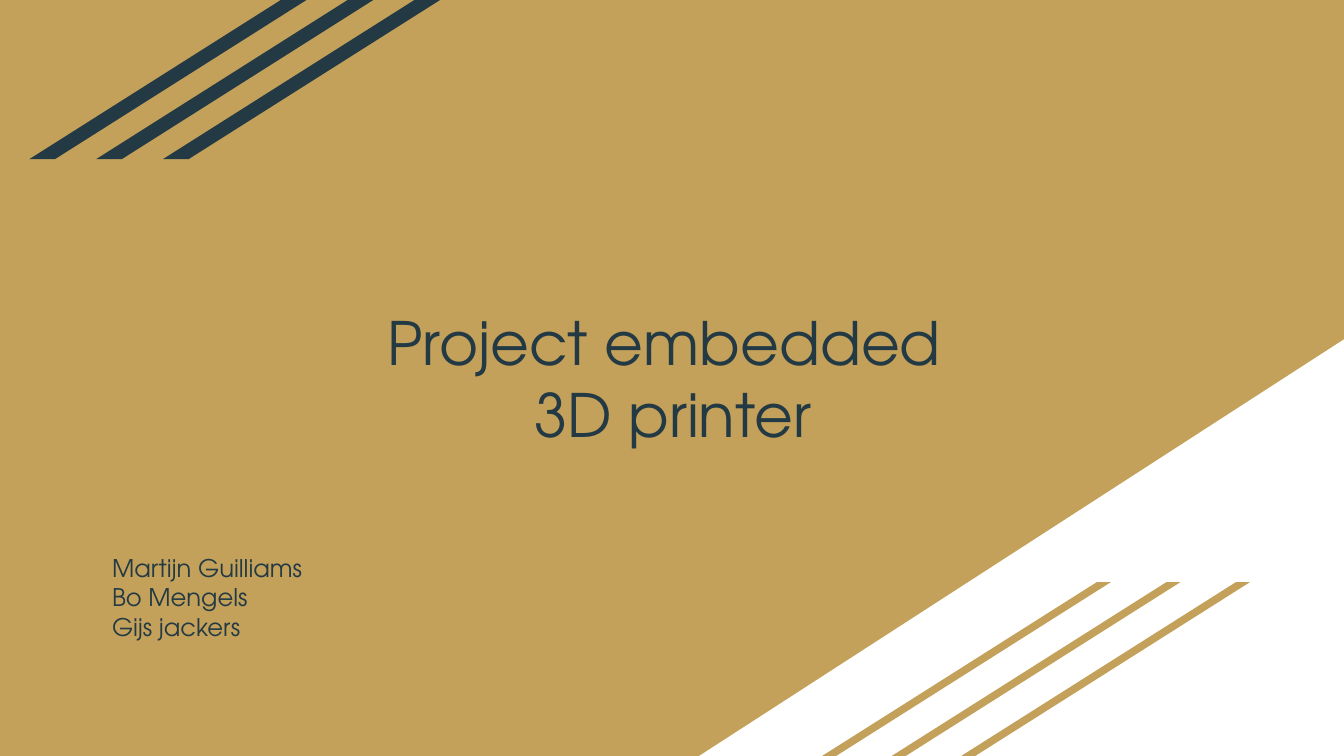
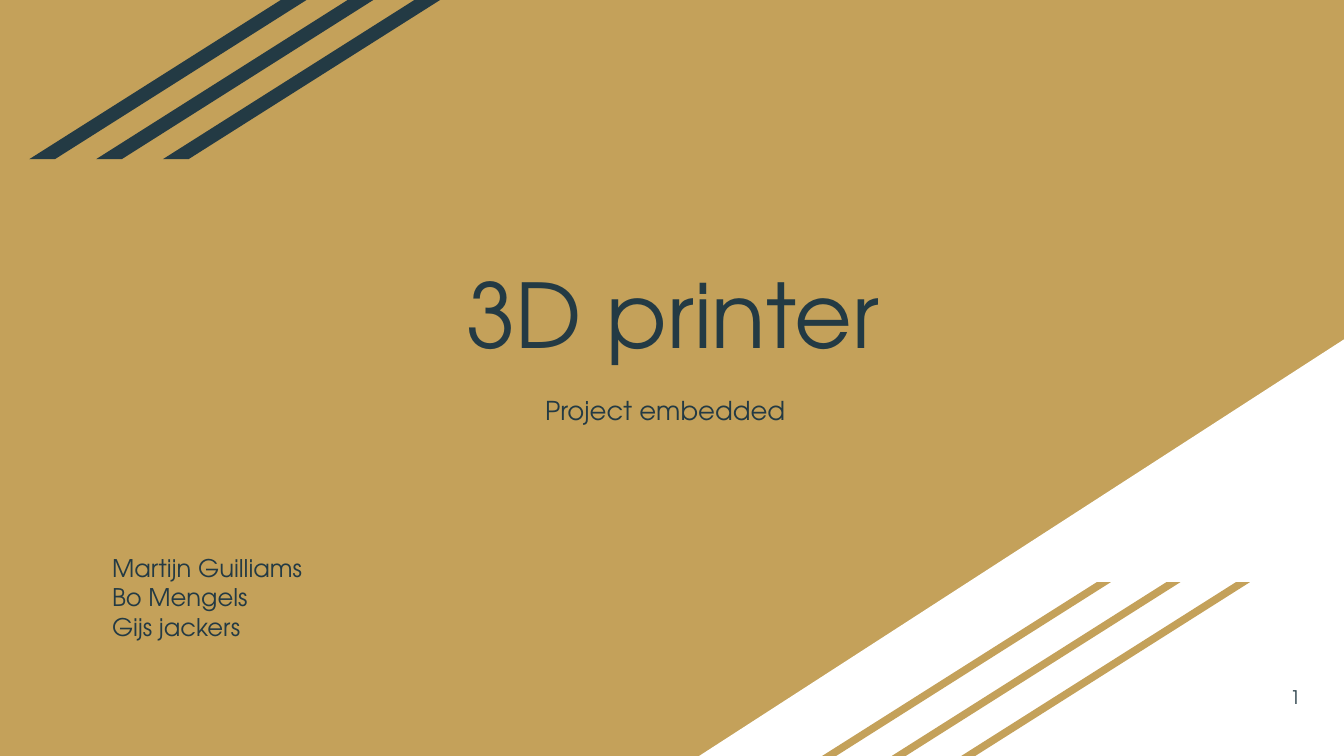
Before and after one commit to 12003586/PEM-3D-printer, a slide deck: slide 1 of PEM_3D_Printer_Presentatie_2223.pptx. Drawn at 1344x756 pixels with LibreOffice and Linux fonts; fonts in the diff are those of the drawing. Boxes give left, top, right and bottom in pixels: in the first picture for what was removed or moved away, otherwise in the second. Text is boxed around its words. In the diff, an @@ line names an element or a change of style, - is before the commit and + after.

```diff
--- a/PEM_3D_Printer_Presentatie_2223.pptx
+++ b/PEM_3D_Printer_Presentatie_2223.pptx
@@ title at (x1=466, y1=281, x2=879, y2=425): text changed; size 32 to 13.9 pt @@
-Project embedded
-3D printer
+3D printer
+Project embedded
@@ page number added at (x1=1290, y1=690, x2=1300, y2=704), 10 pt, text #233A44 @@
+1
```
Also in this commit, not shown: 17 other slides changed, 1 slide added, 1 slide removed, 1 other file.
